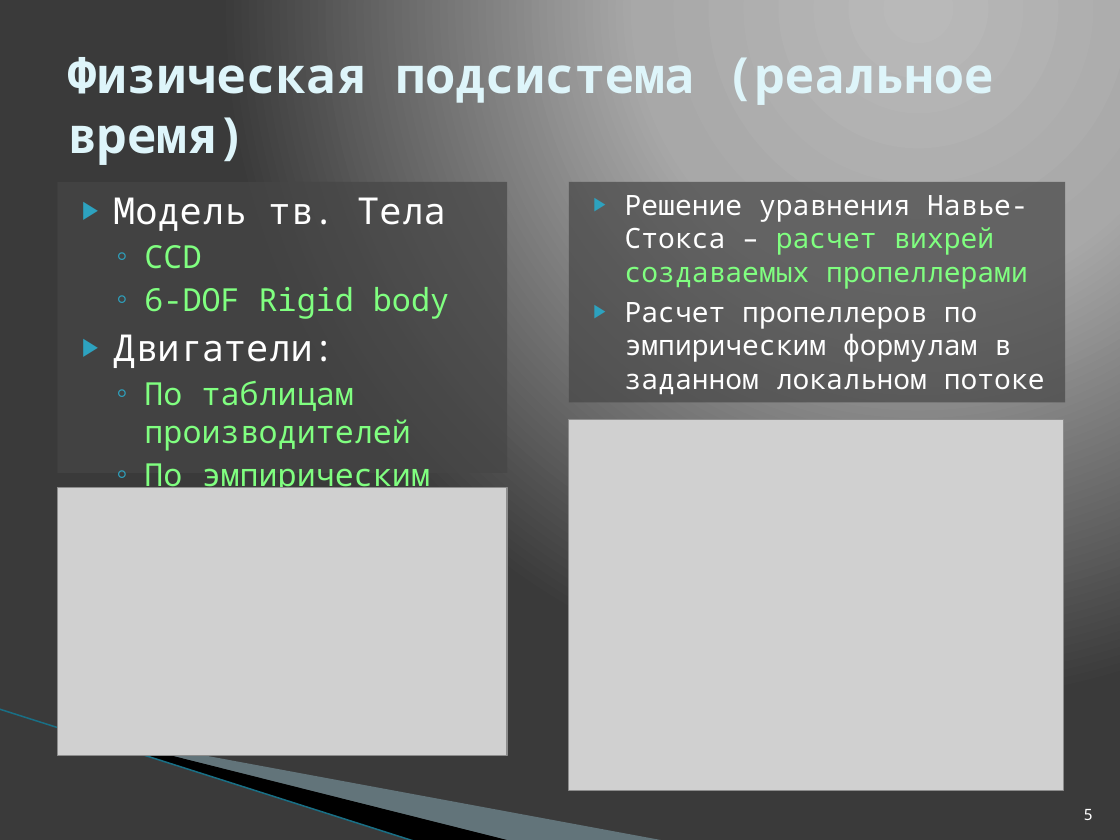
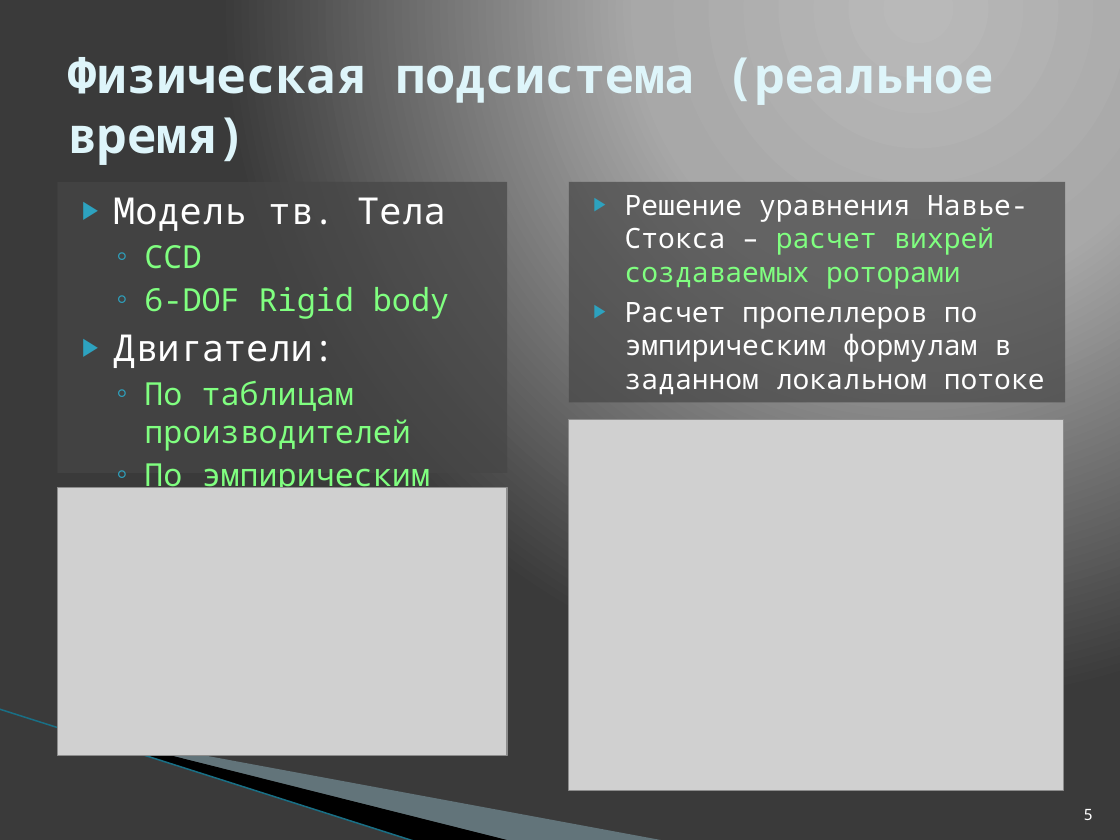
Before and after one commit to Jacobi20/quadro-xds, a slide deck: slide 5 of Docs/alazar_thesis/presentation.pptx. Drawn at 1120x840 pixels with LibreOffice and Linux fonts; fonts in the diff are those of the drawing; grey boxes stand for pictures; background and template pictures are left out. Boxes give left, top, right and bottom in pixels: in the first picture for what was removed or moved away, otherwise in the second. Text is boxed around its words. In the diff, an @@ line names an element or a change of style, - is before the commit and + after.

```diff
--- a/Docs/alazar_thesis/presentation.pptx
+++ b/Docs/alazar_thesis/presentation.pptx
@@ text at (625,195,1028,289): text changed @@
-▶ Решение уравнения Навье-Стокса – расчет вихрей создаваемых пропеллерами
+▶ Решение уравнения Навье-Стокса – расчет вихрей создаваемых роторами
```
Also in this commit, not shown: 2 other files.
